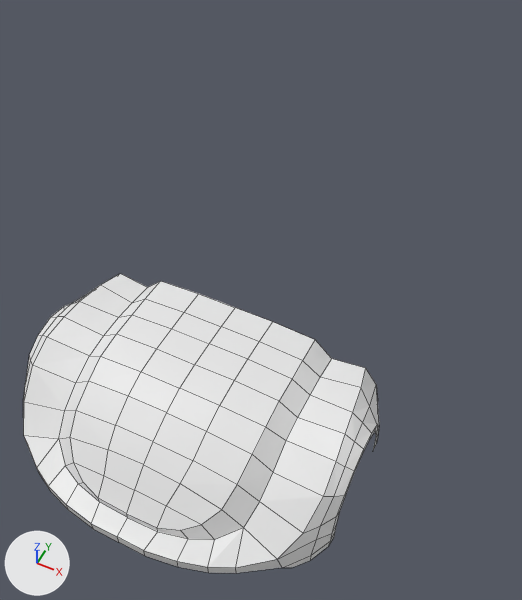
The Blender file batman_car.blend: old version first, new version second.
The view is the same before and after, from a 50 mm lens placed at (1.73, -3.87, 4.86), pointed at (-0.07, -0.27, 0.36). Lighting does not change. The marker at lower left points along +X, +Y and +Z. Mesh edges are drawn as thin lines.
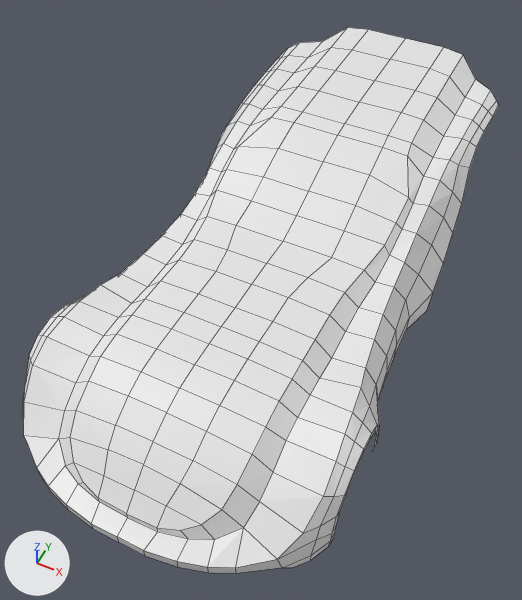
Commit message: model car body

Patch to the scene script:
```diff
--- a/batman_car.blend.py
+++ b/batman_car.blend.py
@@ me_plane @@
 # used by ob_plane; location = (0.0, -2.498, 0.229); rotation_euler = (1.571, 0.0, 0.0), in degrees (90, 0, 0)
-me_plane.from_pydata(...)  # 98 vertices, 77 faces; spans x 0.0..1.25, y -0.11..0.65, z -1.72..0.0
+me_plane.from_pydata(...)  # 186 vertices, 153 faces; spans x 0.0..1.25, y -0.11..0.99, z -5.31..0.0
+# me_plane part 1
+# 1 vertex moves within x 0.78, y 0.51, z -1.46
+# 88 vertices are added at x 0.0..1.18, y -0.08..0.99, z -5.31..-1.94
+# 76 new faces join them
```

Boxes [x1, y1, x2, y2] around the edits, measured in the pictures (522 x 600 px):
'Plane', reshaped (33% wider, 82% taller): before [23, 274, 379, 573]; after [23, 28, 498, 573]
part 1 of me_plane, built on: before [80, 274, 366, 412]; after [80, 28, 498, 412]
